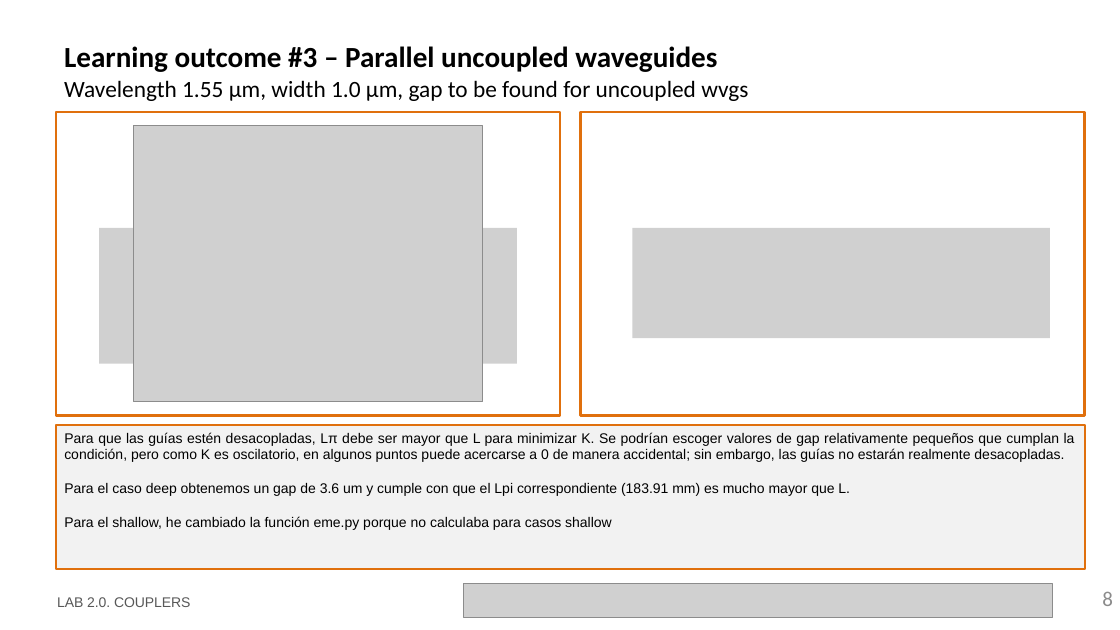
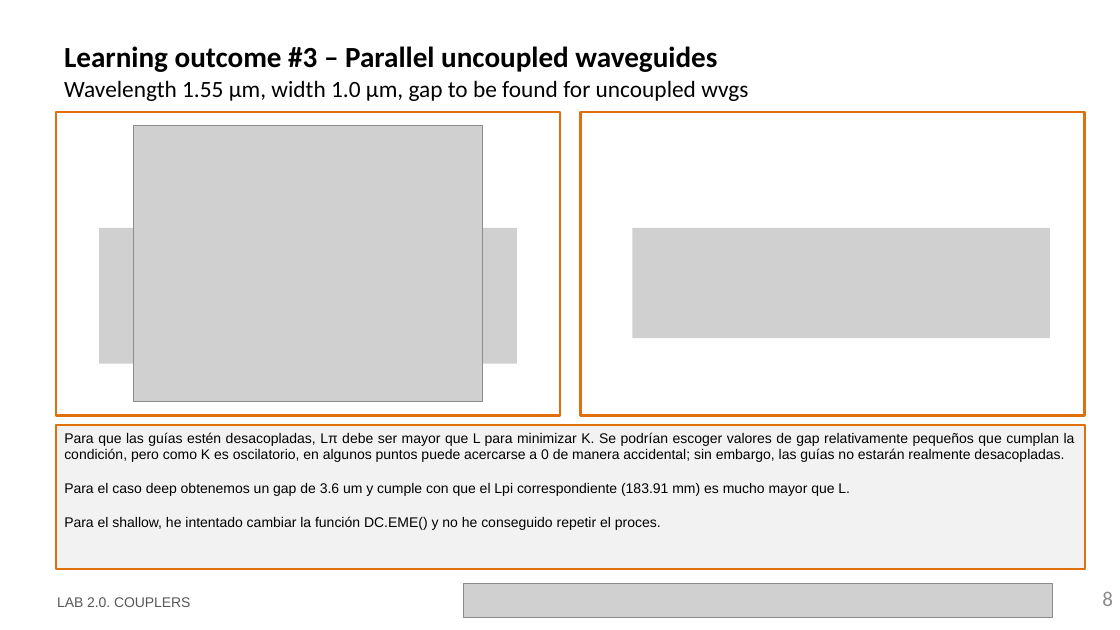
Before and after one commit to davidalcarria/pic-upv-lab2, a slide deck: slide 8 of LabBook_20.pptx. Drawn at 1120x630 pixels with LibreOffice and Linux fonts; fonts in the diff are those of the drawing; grey boxes stand for pictures; background and template pictures are left out. Boxes give left, top, right and bottom in pixels: in the first picture for what was removed or moved away, otherwise in the second. Text is boxed around its words. In the diff, an @@ line names an element or a change of style, - is before the commit and + after.

```diff
--- a/LabBook_20.pptx
+++ b/LabBook_20.pptx
@@ text in rectangle at <box>64,516,661,530</box>: text changed @@
-Para el shallow, he cambiado la función eme.py porque no calculaba para casos shallow
+Para el shallow, he intentado cambiar la función DC.EME() y no he conseguido repetir el proces.
```
Also in this commit, not shown: 10 other slides changed.
